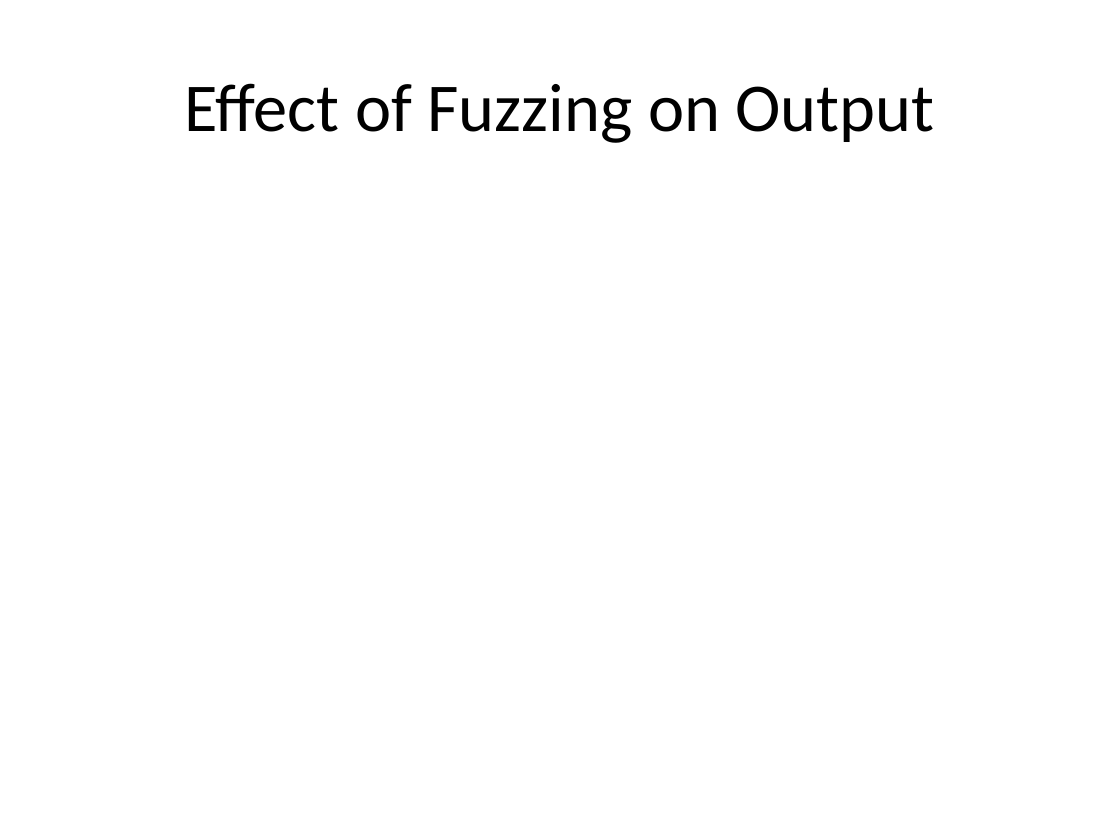
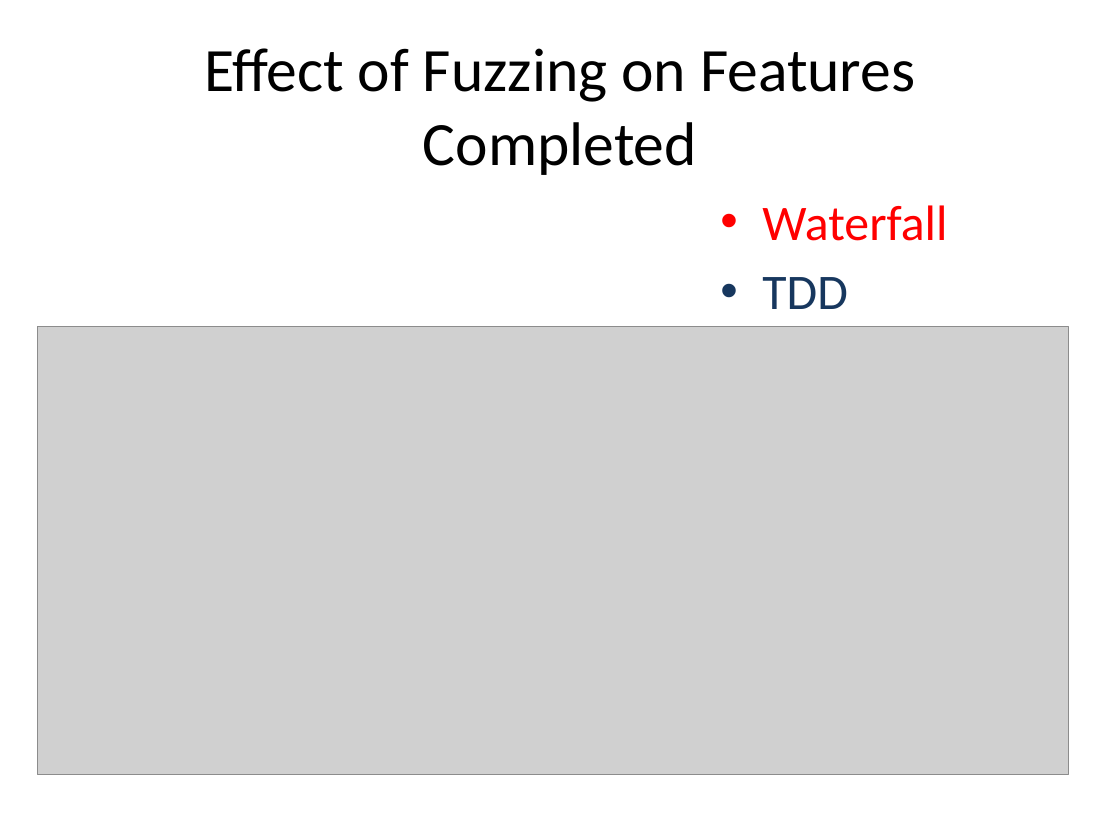
Before and after one commit to probablytom/fuzzi-moss-paper, a slide deck: slide 28 of Presentation.pptx (slide 24 before the commit). Drawn at 1120x840 pixels with LibreOffice and Linux fonts; fonts in the diff are those of the drawing; grey boxes stand for pictures. Boxes give left, top, right and bottom in pixels: in the first picture for what was removed or moved away, otherwise in the second. Text is boxed around its words. In the diff, an @@ line names an element or a change of style, - is before the commit and + after.

```diff
--- a/Presentation.pptx
+++ b/Presentation.pptx
@@ title at bbox=[204, 48, 915, 175]: text changed; size 44 to 39.6 pt @@
-Effect of Fuzzing on Output
+Effect of Fuzzing on Features Completed
@@ text added at bbox=[762, 205, 947, 309], 32 pt, text #FF0000 @@
+• Waterfall
+• TDD
@@ picture added at bbox=[37, 327, 1067, 775] @@
```
Also in this commit, not shown: 10 other slides changed, 6 slides added, 1 slide removed.
